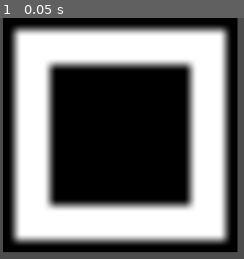
Above: before the commit, frame 1.
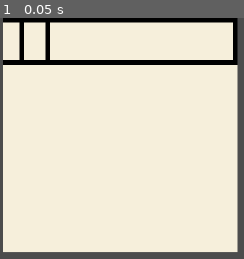
Above: after the commit, the same moment.

Repository: PerMalmberg/BookOfShaders-Godot
Game: Godot game, scene res://07/07.tscn
Same seed, same stepped clock (60 frames per second), same inputs: the game is played once before the commit and once after it.
Inputs:
- Up to frame 1 (0.05 s): no input

The runs differ from the first frame. In frame 1, 88% of the frame differs, in the area x 1-98%, y 1-98%.

Commit message:
Learning...

Diff:
--- a/07/07_rect.shader
+++ b/07/07_rect.shader
@@ -10,6 +10,7 @@
 const vec3 blue = vec3(0, 0, 1.0);
 const vec3 white = vec3(1.0);
 const vec3 black = vec3(0.0);
+const vec3 biege = vec3(247.0/255.0, 240.0/255.0, 220.0/255.0);
 
 vec2 flip_y(vec2 vec)
 {
@@ -17,15 +18,23 @@
 	return vec;
 }
 
+// gradient_amount is generally very small; it is also in rage 0...1 of the enture UV-range.
 vec3 rect_impl(vec2 coord, in vec2 lower_left_margin, in vec2 upper_right_margin, float gradient_amount)
 {
-	vec2 lower_left;
-	vec2 upper_right;
+	vec2 lower_left = vec2(0);
+	vec2 upper_right = vec2(0);
 
 	if (gradient_amount > 0.0)
 	{
-		lower_left = smoothstep(vec2(lower_left_margin / 2.0 - gradient_amount), lower_left_margin / 2.0 + gradient_amount, coord);
-		upper_right = smoothstep(vec2(upper_right_margin / 2.0 - gradient_amount), upper_right_margin / 2.0 + gradient_amount, 1.0 - coord);
+		// Only do gradient if we're inside the desired area
+		if (coord.x >= lower_left_margin.x
+		    && coord.y > lower_left_margin.y
+		    && coord.x <= 1.0 - upper_right_margin.x
+			&& coord.y <= 1.0 - upper_right_margin.y)
+		{
+			lower_left = smoothstep(vec2(0), vec2(gradient_amount), coord - lower_left_margin);
+        	upper_right = smoothstep(vec2(0), vec2(gradient_amount), 1.0 - coord - upper_right_margin);
+		}
 	}
 	else
 	{
@@ -64,9 +73,14 @@
 {
 	vec2 uv = flip_y(UV);
 
-	//vec3 intensity = rect_margin(uv, vec4(0.05, 0.2, 0.3, 0.5), false);
-	vec3 intensity = rect_outline(uv, vec2(0.1, 0.1), vec2(0.9, 0.9), 0.3, 0.03);
-	vec3 color = mix(black, white, intensity);
+	vec3 color = biege;
+	float gradient_amount = 0.0;// 0.008;
+	float width = 0.02;
+
+	vec3 intensity = rect_outline(uv, vec2(-0.1, 0.8), vec2(1.0, 1.0), width, gradient_amount);
+	color = mix(color, black, intensity);
+	intensity = rect_outline(uv, vec2(0.07, 0.8), vec2(0.2, 1.0), width, gradient_amount);
+	color = mix(color, black, intensity);
 
     COLOR = vec4(color,1.0);
 }
